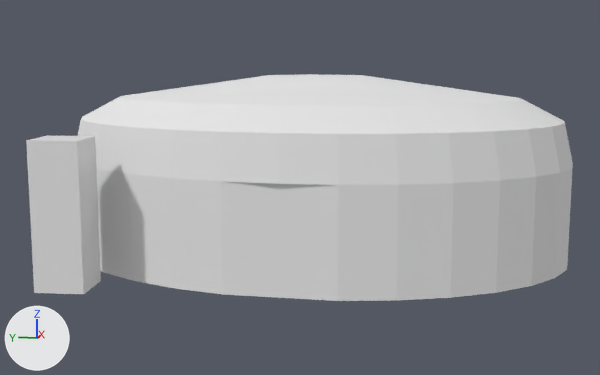
Before and after pictures for a commit that changed the Blender file Closed_Tend.blend.
Before and after are seen from a 50 mm lens placed at (-11.58, -9.71, 2.78), pointed at (-0.26, -7.53, 0.95). Lighting does not change. The marker at lower left points along +X, +Y and +Z.

In view in the first picture: 'Player', 'Tent'.
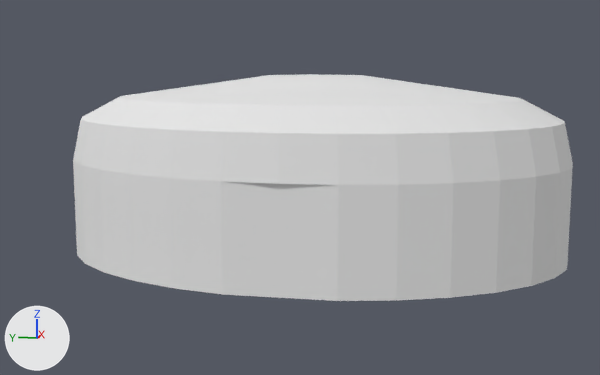
Commit message: removed the player

Where the change shows, as pixel boxes [x1, y1, x2, y2] in the pictures (600 x 375 px):
'Player', deleted: before [26, 135, 101, 294]

The change in detail:
Object 'Player' (ob_player) is deleted.
